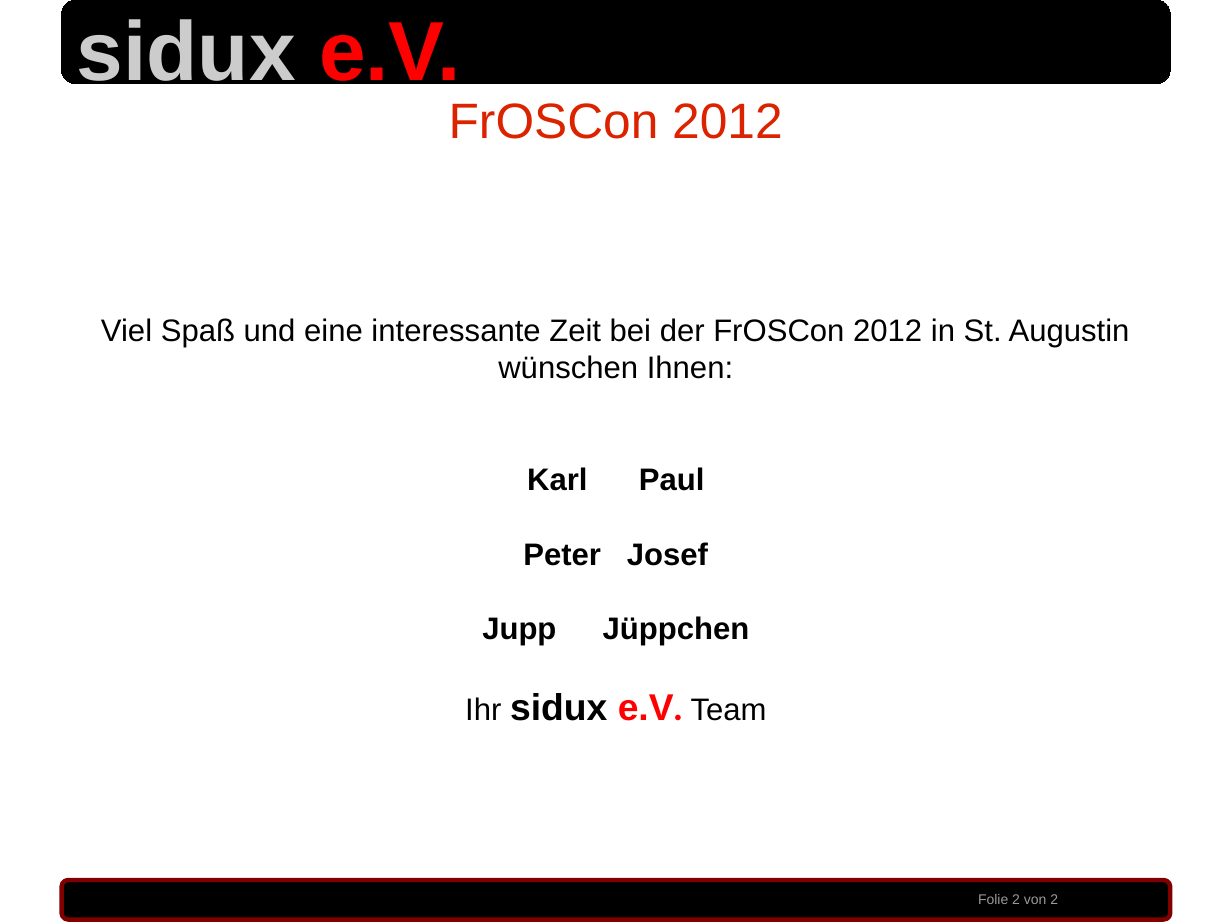
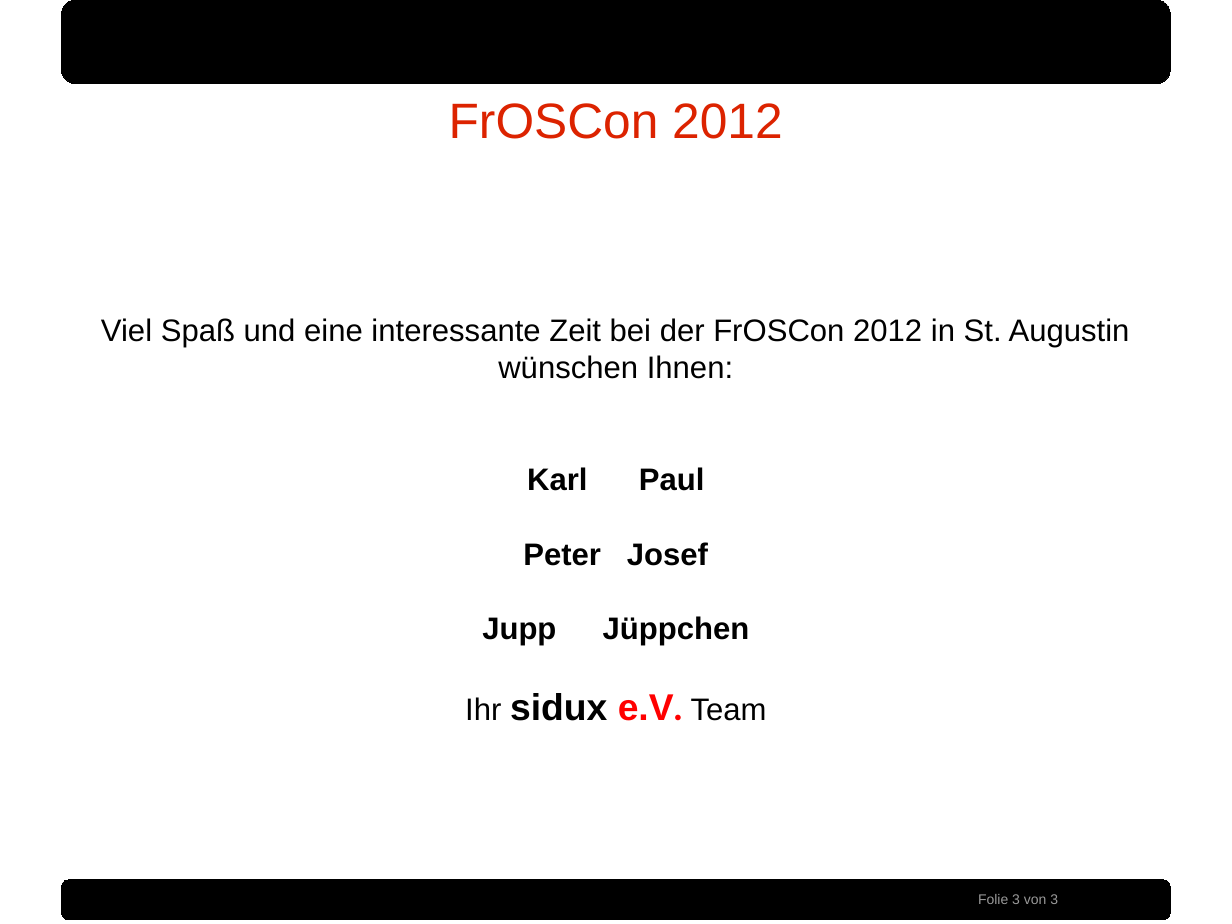
Before and after one commit to sidux-ev/praesentation, a slide deck: slide 3 of bin/froscon2012.odp (slide 2 before the commit). Drawn at 1232x924 pixels with LibreOffice and Linux fonts; fonts in the diff are those of the drawing; background and template pictures are left out. Boxes give left, top, right and bottom in pixels: in the first picture for what was removed or moved away, otherwise in the second. Text is boxed around its words. In the diff, an @@ line names an element or a change of style, - is before the commit and + after.

```diff
--- a/bin/froscon2012.odp
+++ b/bin/froscon2012.odp
@@ text removed at box(77, 19, 460, 96) @@
-sidux e.V.
@@ rounded rectangle at box(61, 880, 1171, 919): outline #800000 2.83 pt to #000000 0 pt @@
@@ text at box(978, 894, 1058, 904): text changed @@
-Folie 2 von 2
+Folie 3 von 3
```
Also in this commit, not shown: 1 other slide changed, 1 slide added.
